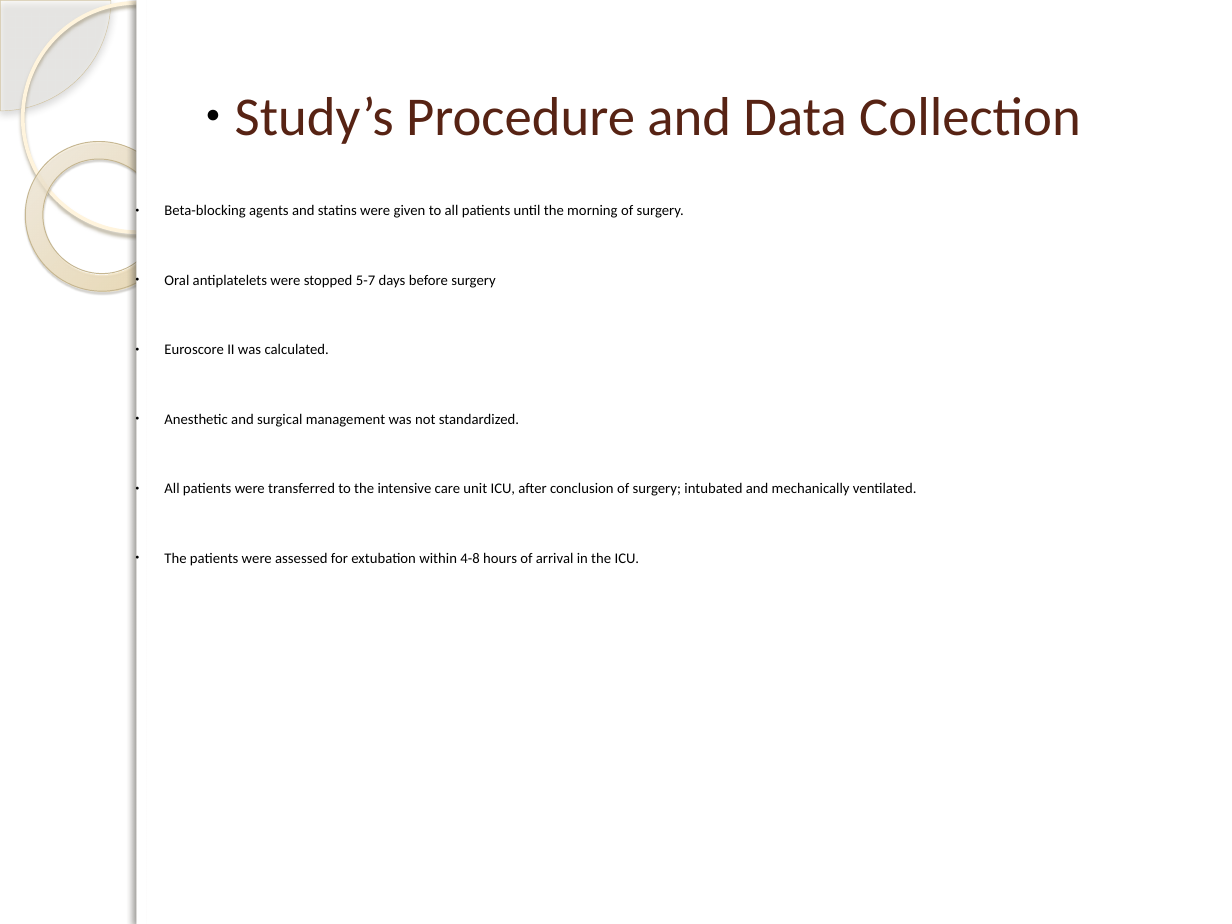
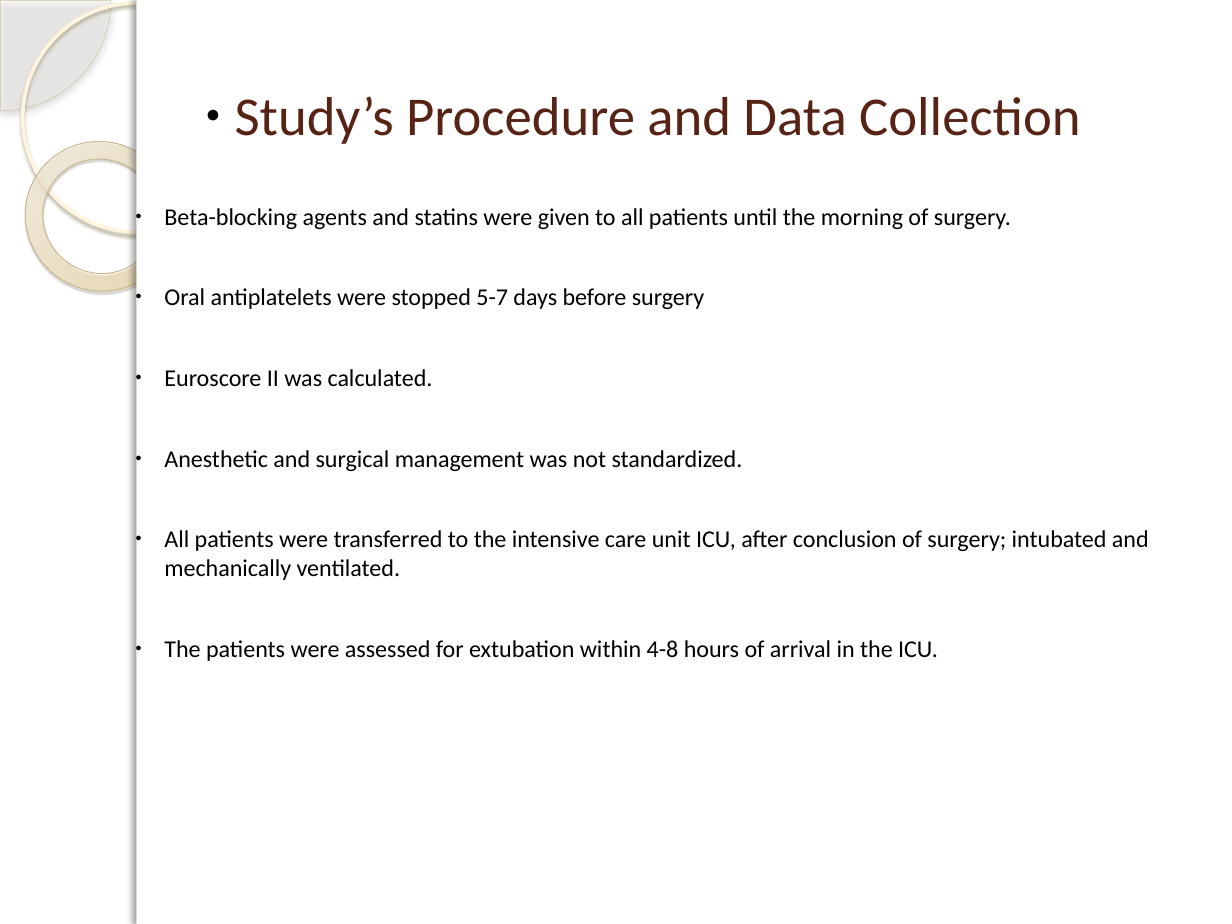
Before and after one commit to DrIbrahimAli/MDThesis, a slide deck: slide 16 of presentation/presentation.pptx (slide 12 before the commit). Drawn at 1232x924 pixels with LibreOffice and Linux fonts; fonts in the diff are those of the drawing; background and template pictures are left out. Boxes give left, top, right and bottom in pixels: in the first picture for what was removed or moved away, otherwise in the second. Text is boxed around its words. In the diff, an @@ line names an element or a change of style, - is before the commit and + after.

```diff
--- a/presentation/presentation.pptx
+++ b/presentation/presentation.pptx
@@ donut at [0,111,206,322]: shadow changed @@
@@ text "Beta-blocking agents and statins were ..." at [164,208,1149,661]: size 8.6 to 14.1 pt @@
```
Also in this commit, not shown: 26 other slides changed, 6 slides added, 2 slides removed.
